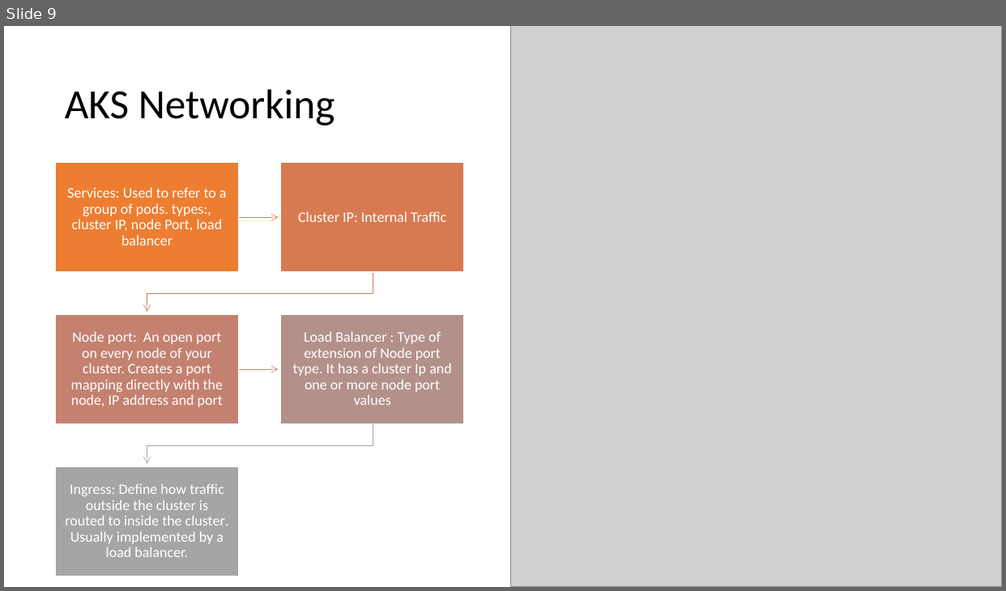
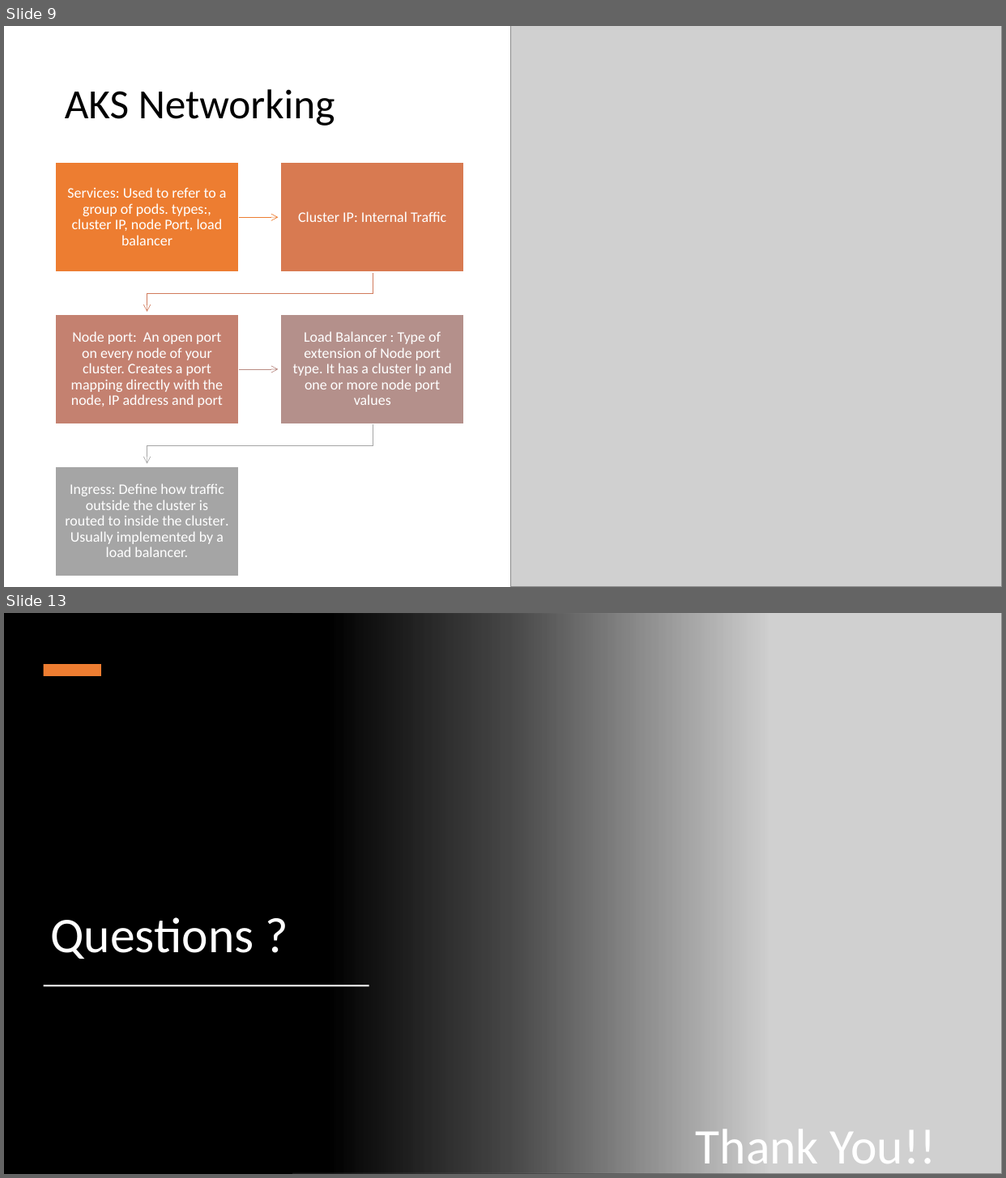
Before and after one commit to rahulrajdevopscloud/aks, a slide deck: AKSZerotoHero.pptx. Shown one above the other, each under a label of ours: slide 9 before the commit, slides 9 and 13 after it; the slides between them are not shown. The pictures are 1006x591 and 1006x1178 pixels, drawn with LibreOffice and Linux fonts; fonts in the diff are those of the drawing; grey boxes stand for pictures. Boxes give left, top, right and bottom in pixels: in the first picture for what was removed or moved away, otherwise in the second. Text is boxed around its words. In the diff, an @@ line names an element or a change of style, - is before the commit and + after.

```diff
--- a/AKSZerotoHero.pptx
+++ b/AKSZerotoHero.pptx
@@ slide 13 added at <box>4,613,1002,1174</box>, background #000000 @@
@@ rectangle added at <box>4,613,769,1174</box>, fill gradient #000000 @@
@@ picture added at <box>292,613,1002,1174</box> @@
@@ rectangle added at <box>44,664,101,676</box>, fill #ED7D31 @@
@@ title added at <box>51,918,254,959</box>, 48 pt, text #FFFFFF @@
+Questions ?
@@ rectangle added at <box>44,985,369,986</box>, fill #FFFFFF @@
@@ text added at <box>696,1130,936,1174</box>, 48 pt, text #FFFFFF @@
+Thank You!!
```
Also in this commit, not shown: 5 slides changed, 1 slide removed, 3 other files.
